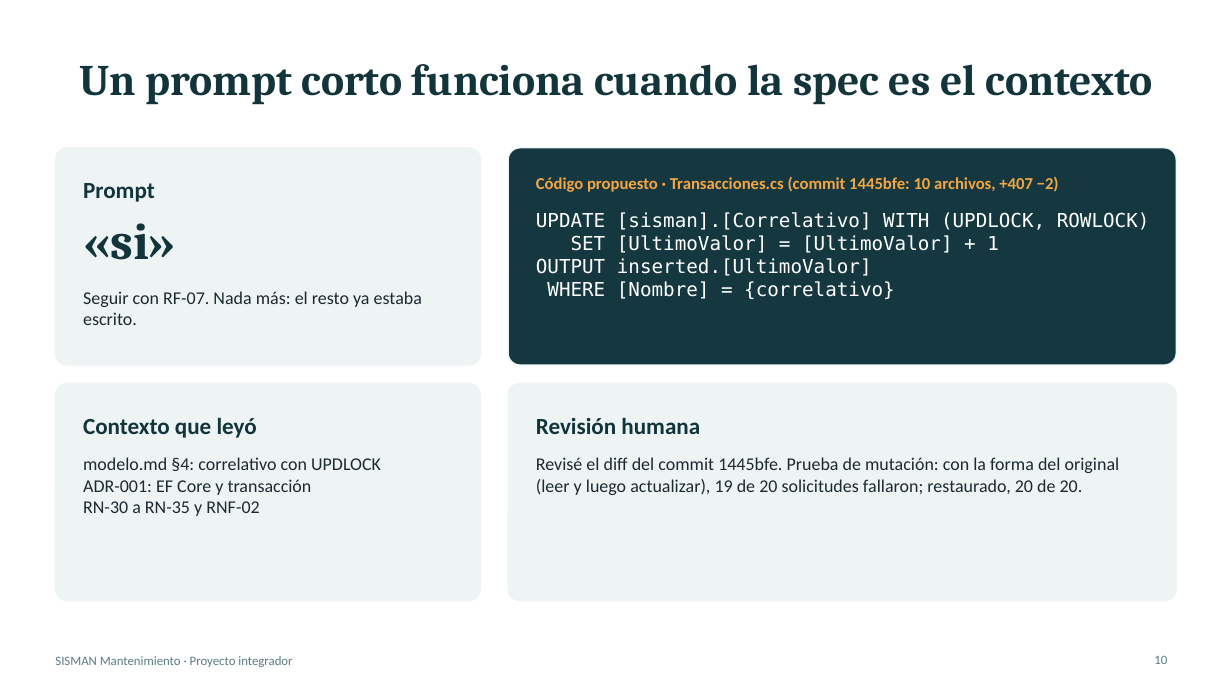
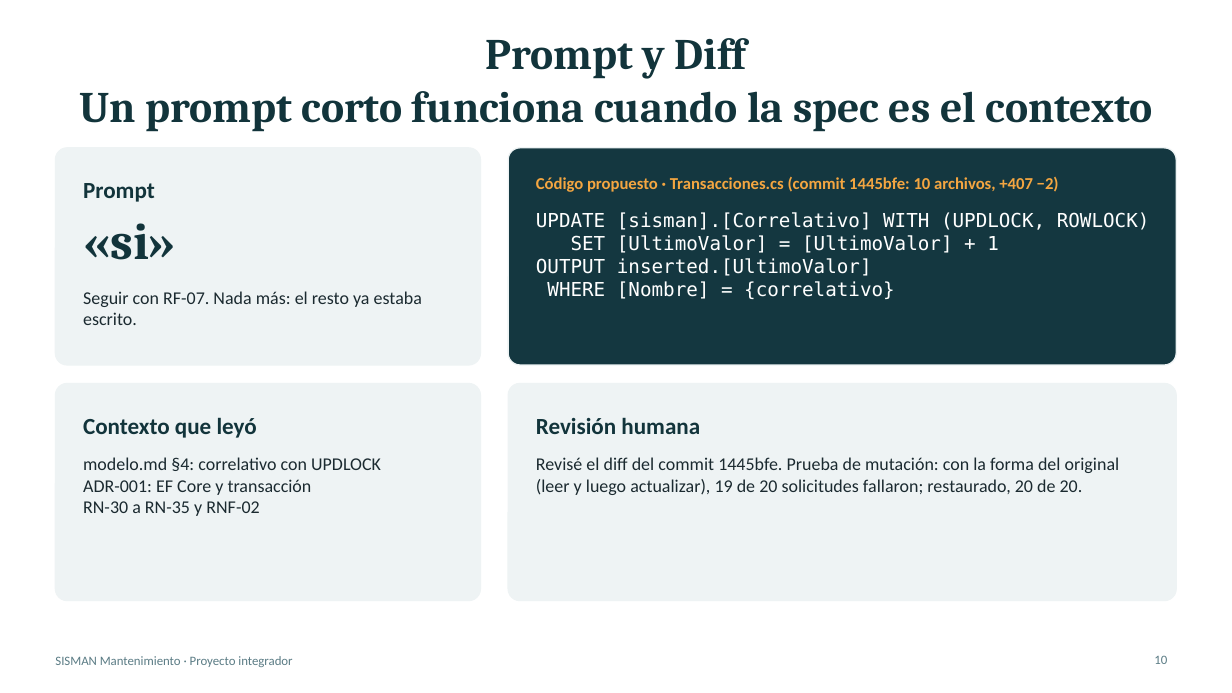
Before and after one commit to AngelHermozaSalasEDP/sisman-mantenimiento, a slide deck: slide 10 of docs/presentacion.pptx. Drawn at 1232x693 pixels with LibreOffice and Linux fonts; fonts in the diff are those of the drawing. Boxes give left, top, right and bottom in pixels: in the first picture for what was removed or moved away, otherwise in the second. Text is boxed around its words. In the diff, an @@ line names an element or a change of style, - is before the commit and + after.

```diff
--- a/docs/presentacion.pptx
+++ b/docs/presentacion.pptx
@@ title at bbox=[79, 38, 1153, 132]: text changed @@
-Un prompt corto funciona cuando la spec es el contexto
+Prompt y Diff
+Un prompt corto funciona cuando la spec es el contexto
```
Also in this commit, not shown: 7 other slides changed, 1 other file.
